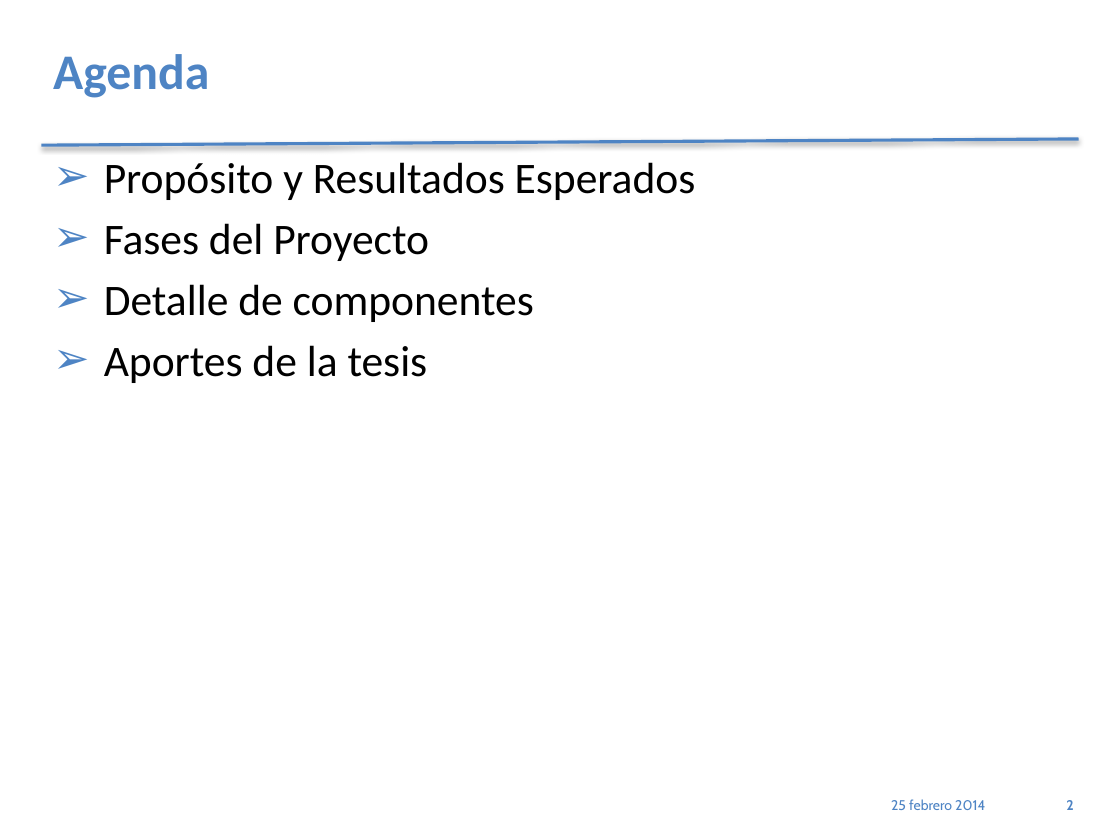
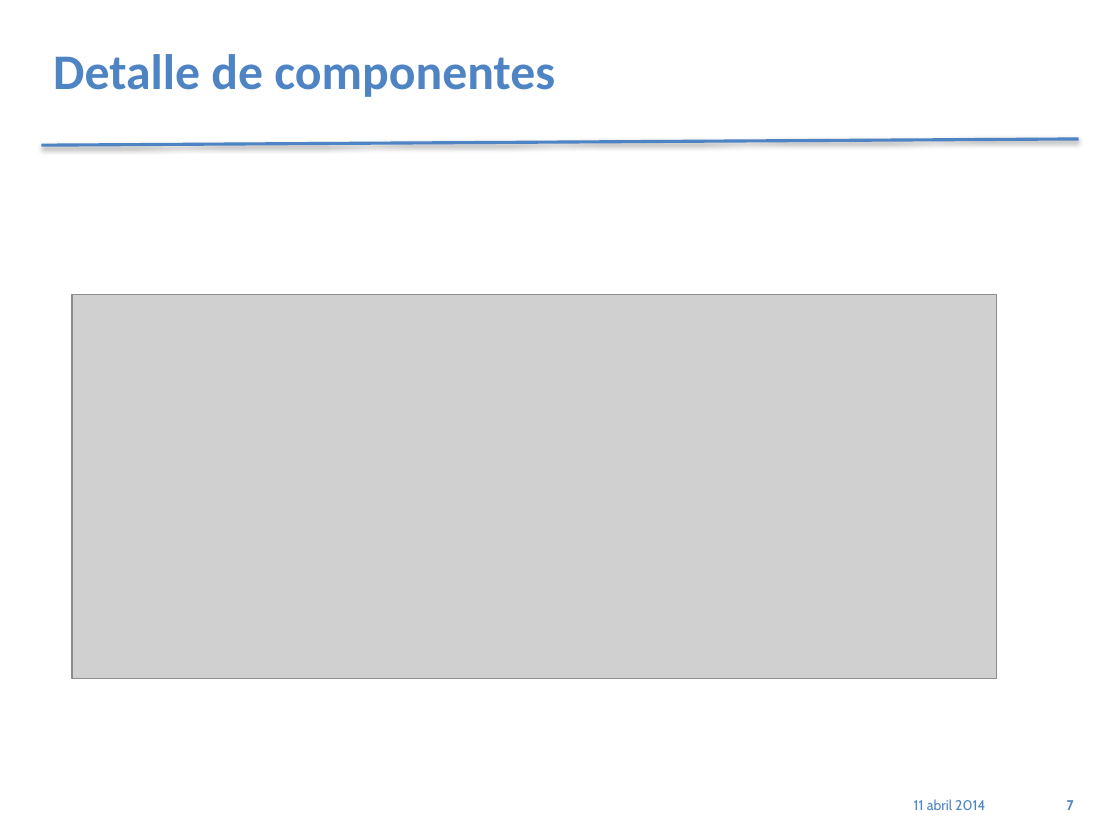
Before and after one commit to jholoc/proyectoScrapy, a slide deck: slide 7 of PresetnacionPracticum_4.1.pptx (slide 2 before the commit). Drawn at 1120x840 pixels with LibreOffice and Linux fonts; fonts in the diff are those of the drawing; grey boxes stand for pictures. Boxes give left, top, right and bottom in pixels: in the first picture for what was removed or moved away, otherwise in the second. Text is boxed around its words. In the diff, an @@ line names an element or a change of style, - is before the commit and + after.

```diff
--- a/PresetnacionPracticum_4.1.pptx
+++ b/PresetnacionPracticum_4.1.pptx
@@ title at [53,54,555,97]: text changed @@
-Agenda
+Detalle de componentes
@@ text removed at [104,162,696,383] @@
-➢ Propósito y Resultados Esperados
-➢ Fases del Proyecto
-➢ Detalle de componentes
-➢ Aportes de la tesis
@@ picture added at [72,295,997,679] @@
@@ text at [914,799,985,810]: text changed @@
-25 febrero 2014
+11 abril 2014
@@ page number at [1067,800,1074,810]: text changed @@
-2
+7
```
Also in this commit, not shown: 8 other slides changed, 5 slides added, 2 slides removed, 21 other files.
